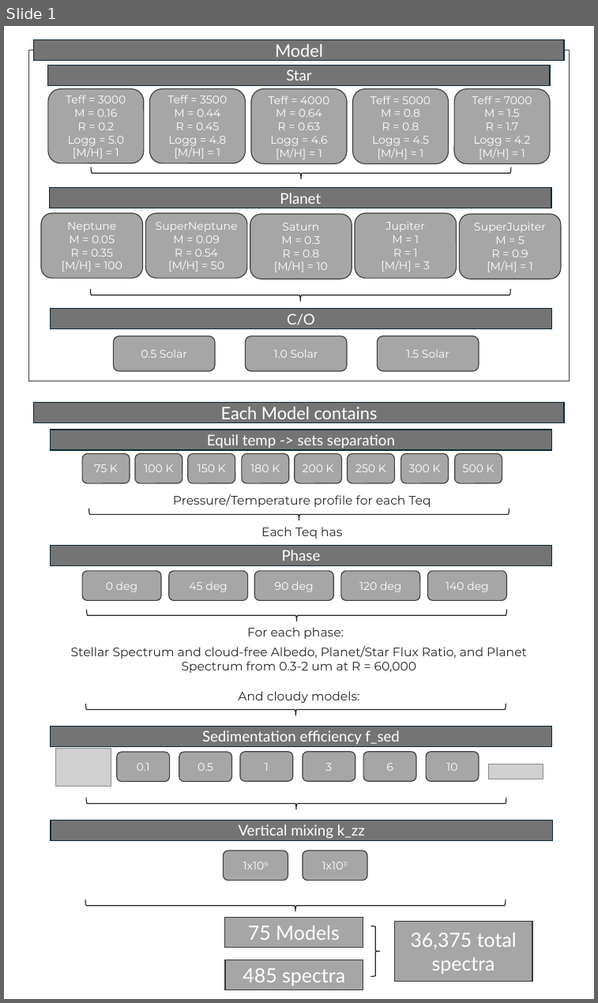
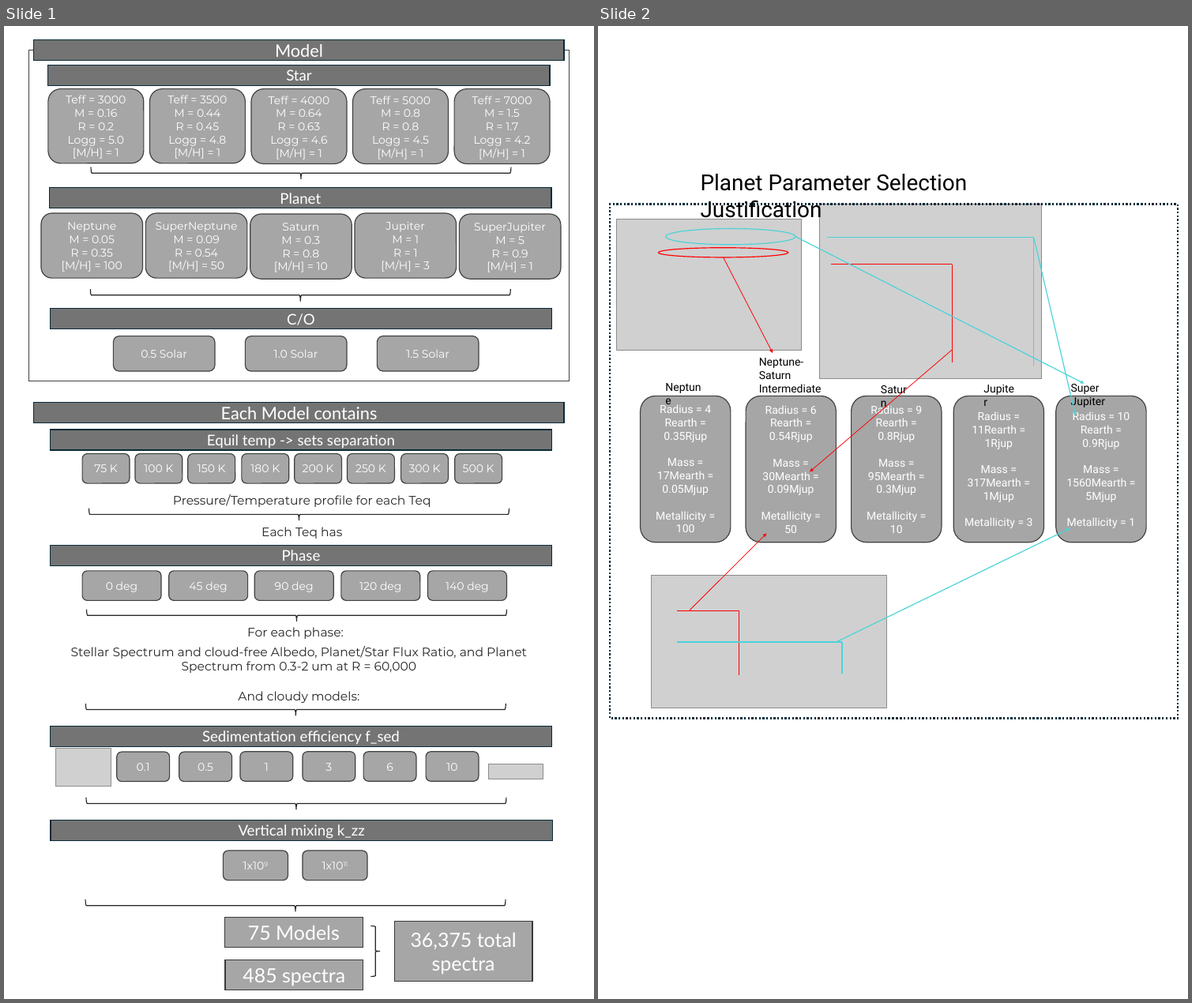
Before and after one commit to logan-pearce/ReflectX, a slide deck: docs/source/images/GasGiantGridDiagram.pptx. Shown side by side, each under a label of ours: slide 1 before the commit, slides 1 and 2 after it. The pictures are 598x1003 and 1192x1003 pixels, drawn with LibreOffice and Linux fonts; fonts in the diff are those of the drawing; grey boxes stand for pictures. Boxes give left, top, right and bottom in pixels: in the first picture for what was removed or moved away, otherwise in the second. Text is boxed around its words. In the diff, an @@ line names an element or a change of style, - is before the commit and + after.

```diff
--- a/docs/source/images/GasGiantGridDiagram.pptx
+++ b/docs/source/images/GasGiantGridDiagram.pptx
@@ slide 2 added at [598, 26, 1188, 999], background #FFFFFF @@
@@ text added at [701, 174, 967, 223], 36 pt, text #000000 @@
+Planet Parameter Selection Justification
@@ rectangle added at [610, 205, 1178, 720], outline #092A39 3 pt dashed @@
@@ picture added at [820, 205, 1042, 379] @@
@@ picture added at [617, 219, 801, 350] @@
@@ ellipse added at [666, 229, 796, 245], outline #4AD3D9 1.5 pt @@
@@ arrow added from (796, 237) to (1085, 384), #4AD3D9 1.5 pt @@
@@ line added from (827, 238) to (1033, 238), #4AD3D9 1.5 pt @@
@@ line added from (1033, 366) to (1033, 237), #4AD3D9 1.5 pt @@
@@ arrow added from (1034, 239) to (1076, 416), #4AD3D9 1.5 pt @@
@@ ellipse added at [658, 248, 788, 257], outline #FF0000 1.5 pt @@
@@ arrow added from (724, 257) to (773, 353), #FF0000 1 pt @@
@@ line added from (831, 265) to (952, 265), #FF0000 1.5 pt @@
@@ line added from (952, 363) to (952, 265), #FF0000 1.5 pt @@
@@ arrow added from (952, 350) to (810, 472), #FF0000 1 pt @@
@@ text added at [759, 358, 804, 368], 18 pt, text #000000 @@
+Neptune
@@ text added at [759, 371, 792, 379], 18 pt, text #000000 @@
+Saturn
@@ rounded rectangle added at [641, 396, 731, 543], fill #A6A6A6, outline #404040 1.5 pt, 18 pt, text #FFFFFF @@
+Radius = 4 Rearth = 0.35Rjup
+Mass = 17Mearth = 0.05Mjup
+Metallicity = 100
@@ rounded rectangle added at [746, 396, 836, 543], fill #A6A6A6, outline #404040 1.5 pt, 18 pt, text #FFFFFF @@
+Radius = 6 Rearth = 0.54Rjup
+Mass = 30Mearth = 0.09Mjup
+Metallicity = 50
@@ text added at [759, 384, 822, 393], 18 pt, text #000000 @@
+Neptune-Saturn Intermediate
@@ rounded rectangle added at [852, 396, 942, 543], fill #A6A6A6, outline #404040 1.5 pt, 18 pt, text #FFFFFF @@
+Radius = 9 Rearth = 0.8Rjup
+Mass = 95Mearth = 0.3Mjup
+Metallicity = 10
@@ rounded rectangle added at [954, 396, 1044, 543], fill #A6A6A6, outline #404040 1.5 pt, 18 pt, text #FFFFFF @@
+Radius = 11Rearth = 1Rjup
+Mass = 317Mearth = 1Mjup
+Metallicity = 3
@@ rounded rectangle added at [1056, 396, 1146, 543], fill #A6A6A6, outline #404040 1.5 pt, 18 pt, text #FFFFFF @@
+Radius = 10 Rearth = 0.9Rjup
+Mass = 1560Mearth = 5Mjup
+Metallicity = 1
@@ text added at [1071, 395, 1105, 408], 18 pt, text #000000 @@
+Jupiter
@@ text added at [1071, 382, 1100, 394], 18 pt, text #000000 @@
+Super Jupiter
@@ arrow added from (690, 611) to (767, 534), #FF0000 1 pt @@
@@ arrow added from (837, 642) to (1070, 529), #4AD3D9 1.5 pt @@
@@ picture added at [651, 575, 886, 709] @@
@@ line added from (677, 611) to (739, 611), #FF0000 1.5 pt @@
@@ line added from (739, 675) to (739, 611), #FF0000 1.5 pt @@
@@ line added from (677, 643) to (842, 643), #4AD3D9 1.5 pt @@
@@ line added from (842, 675) to (842, 642), #4AD3D9 1.5 pt @@
```
Also in this commit, not shown: 3 other files.
